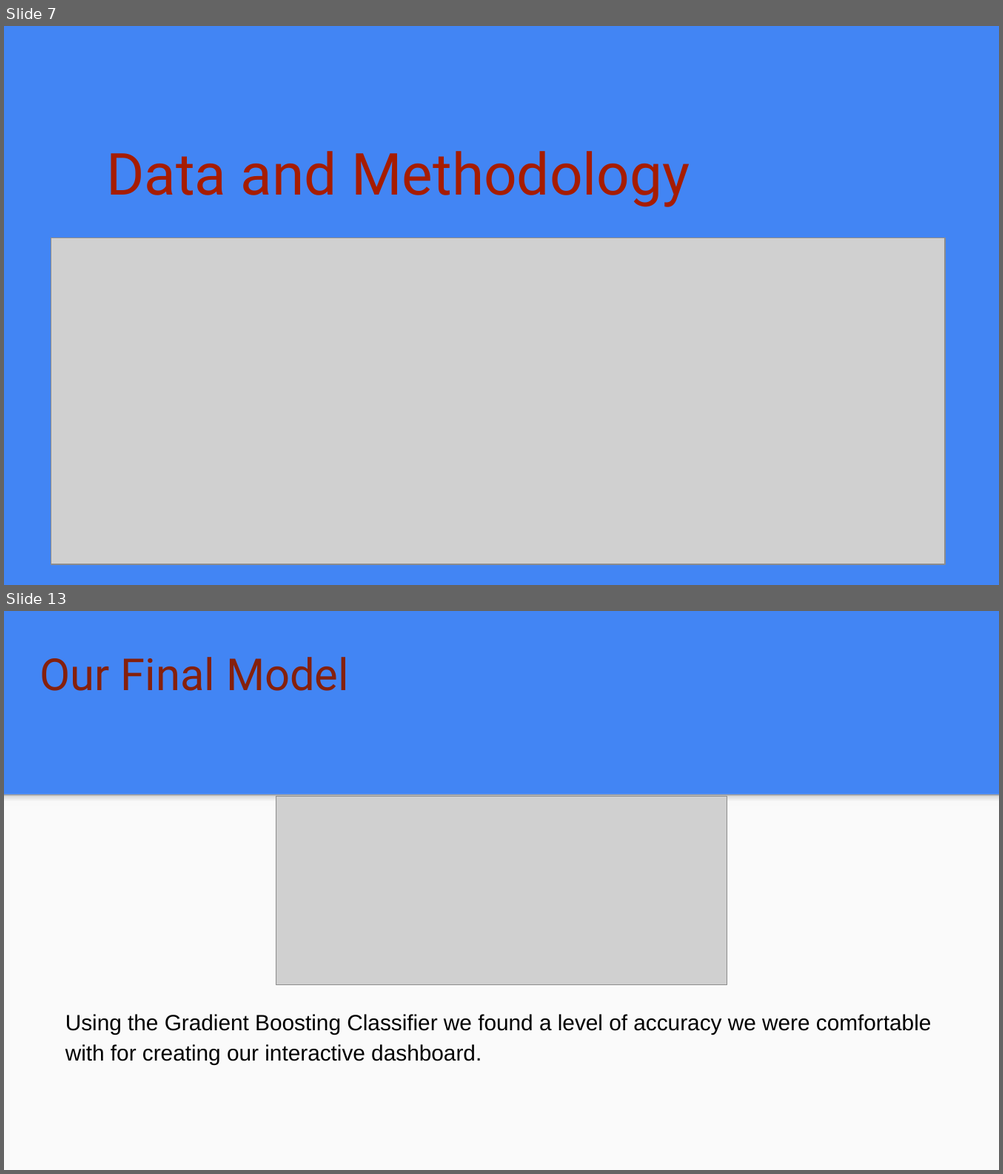
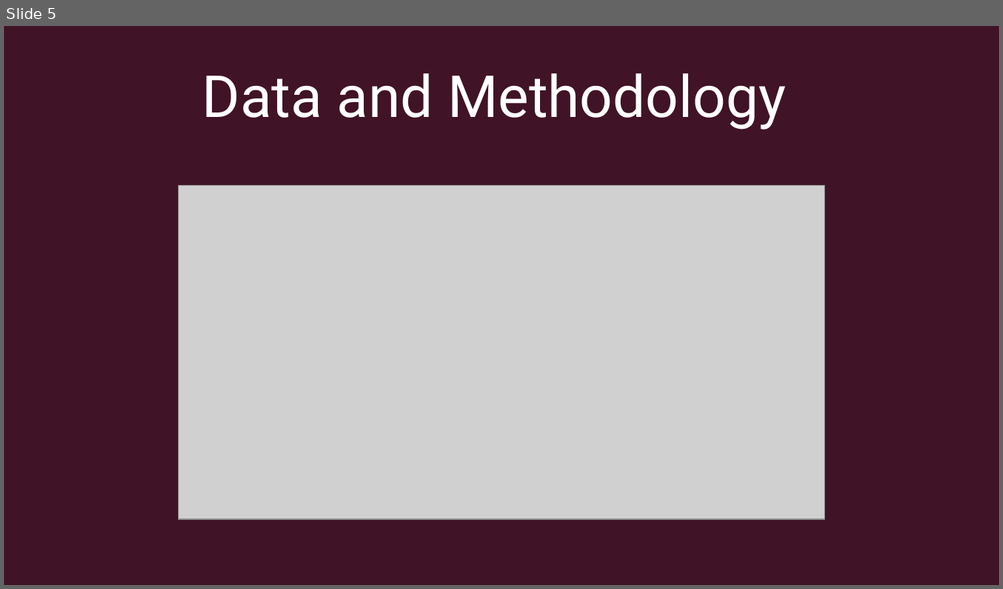
Before and after one commit to JGILINGER7/heart_disease_risk, a slide deck: presentation/Initial Presentation.pptx. Shown one above the other, each under a label of ours: slides 7 and 13 before the commit, slide 5 after it; the slides between them are not shown. The pictures are 1003x1174 and 1003x589 pixels, drawn with LibreOffice and Linux fonts; fonts in the diff are those of the drawing; grey boxes stand for pictures. Boxes give left, top, right and bottom in pixels: in the first picture for what was removed or moved away, otherwise in the second. Text is boxed around its words. In the diff, an @@ line names an element or a change of style, - is before the commit and + after.

```diff
--- a/presentation/Initial Presentation.pptx
+++ b/presentation/Initial Presentation.pptx
@@ slide 13 removed at (4,611,999,1170), background #4285F4 @@
@@ title removed at (40,657,349,691) @@
-Our Final Model
@@ rectangle removed at (4,794,999,1170) @@
@@ rectangle removed at (4,794,999,806) @@
@@ picture removed at (276,796,726,985) @@
@@ text removed at (65,1014,931,1065) @@
-Using the Gradient Boosting Classifier we found a level of accuracy we were comfortable with for creating our interactive dashboard.
@@ what was slide 7 is now slide 5 @@
@@ slide 5 changed as well @@
@@ background #4285F4 to #411326 @@
@@ title "Data and Methodology": place and size @@
-title "Data and Methodology" at (106,151,689,207)
+title "Data and Methodology" at (202,73,785,130)
@@ title "Data and Methodology" at (202,73,785,130): text colour #A61C00 to #FFFFFF; alignment left to centre @@
@@ picture: place and size @@
-picture at (51,238,945,565)
+picture at (178,186,823,520)
```
Also in this commit, not shown: 6 other slides changed, 6 slides added, 8 other slides removed.
